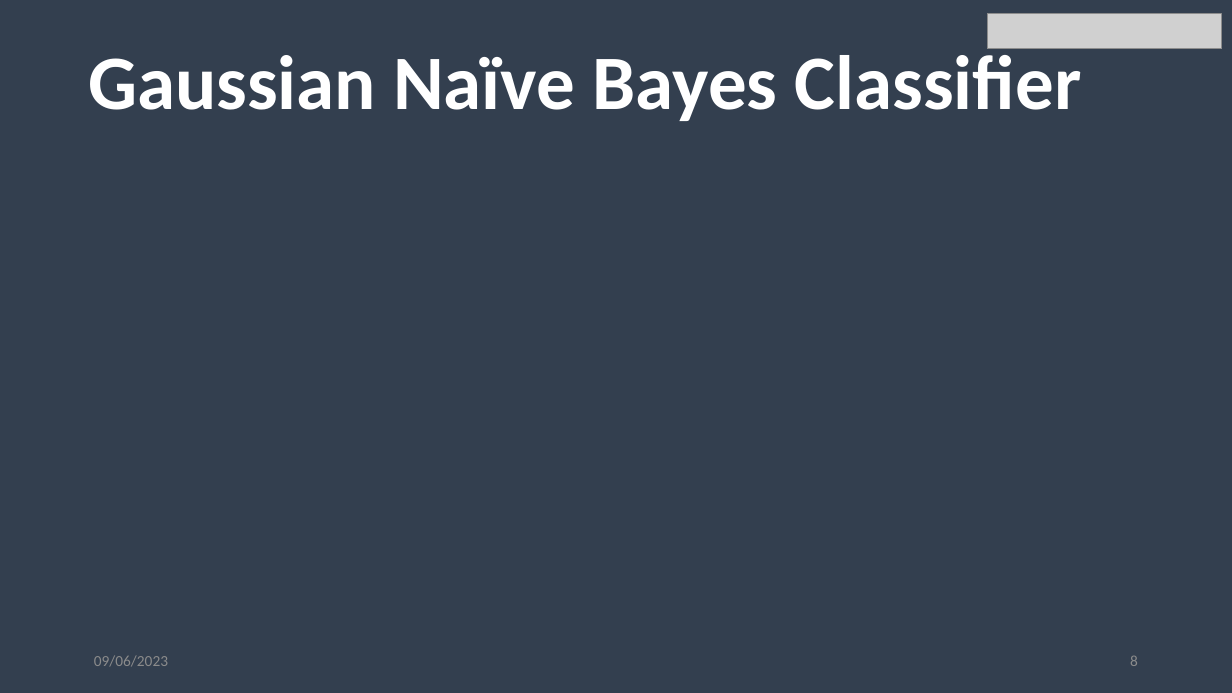
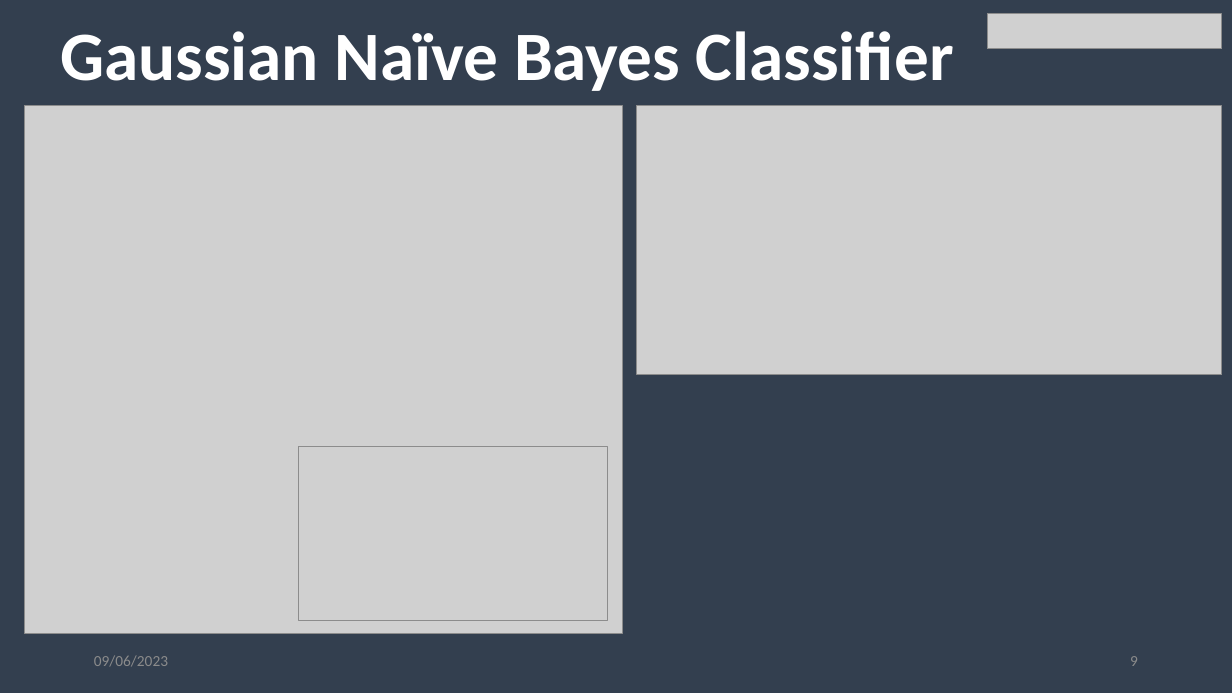
Before and after one commit to Stephaaniee/Machine-Learning, a slide deck: slide 9 of NaiveBayes.pptx (slide 8 before the commit). Drawn at 1232x693 pixels with LibreOffice and Linux fonts; fonts in the diff are those of the drawing; grey boxes stand for pictures; background and template pictures are left out. Boxes give left, top, right and bottom in pixels: in the first picture for what was removed or moved away, otherwise in the second. Text is boxed around its words. In the diff, an @@ line names an element or a change of style, - is before the commit and + after.

```diff
--- a/NaiveBayes.pptx
+++ b/NaiveBayes.pptx
@@ title "Gaussian Naïve Bayes Classifier": place and size @@
-title "Gaussian Naïve Bayes Classifier" at box(88, 46, 1081, 121)
+title "Gaussian Naïve Bayes Classifier" at box(60, 31, 954, 91)
@@ title "Gaussian Naïve Bayes Classifier" at box(60, 31, 954, 91): size 60 to 54 pt @@
@@ picture added at box(25, 106, 623, 634) @@
@@ picture added at box(637, 106, 1222, 375) @@
@@ picture added at box(299, 447, 607, 621) @@
@@ page number at box(1130, 656, 1138, 666): text changed @@
-8
+9
```
Also in this commit, not shown: 6 other slides changed, 3 slides added, 5 other files.
